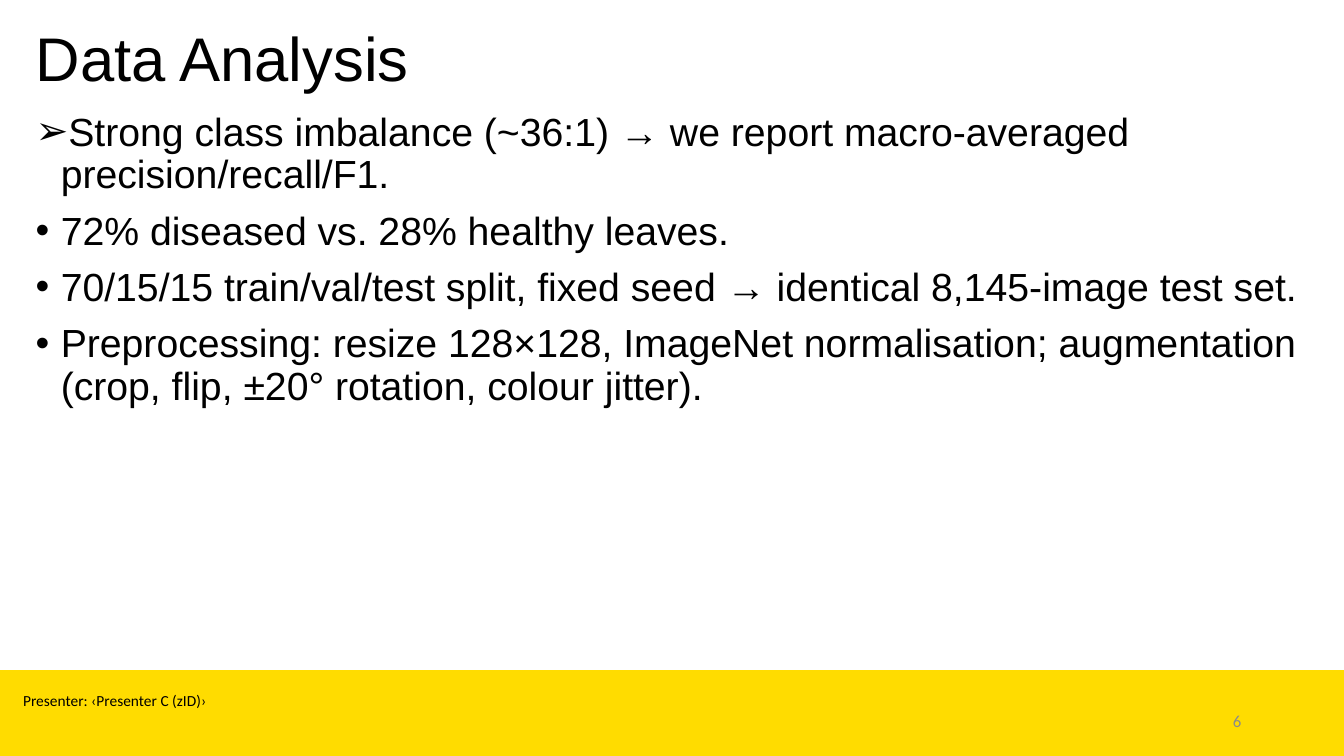
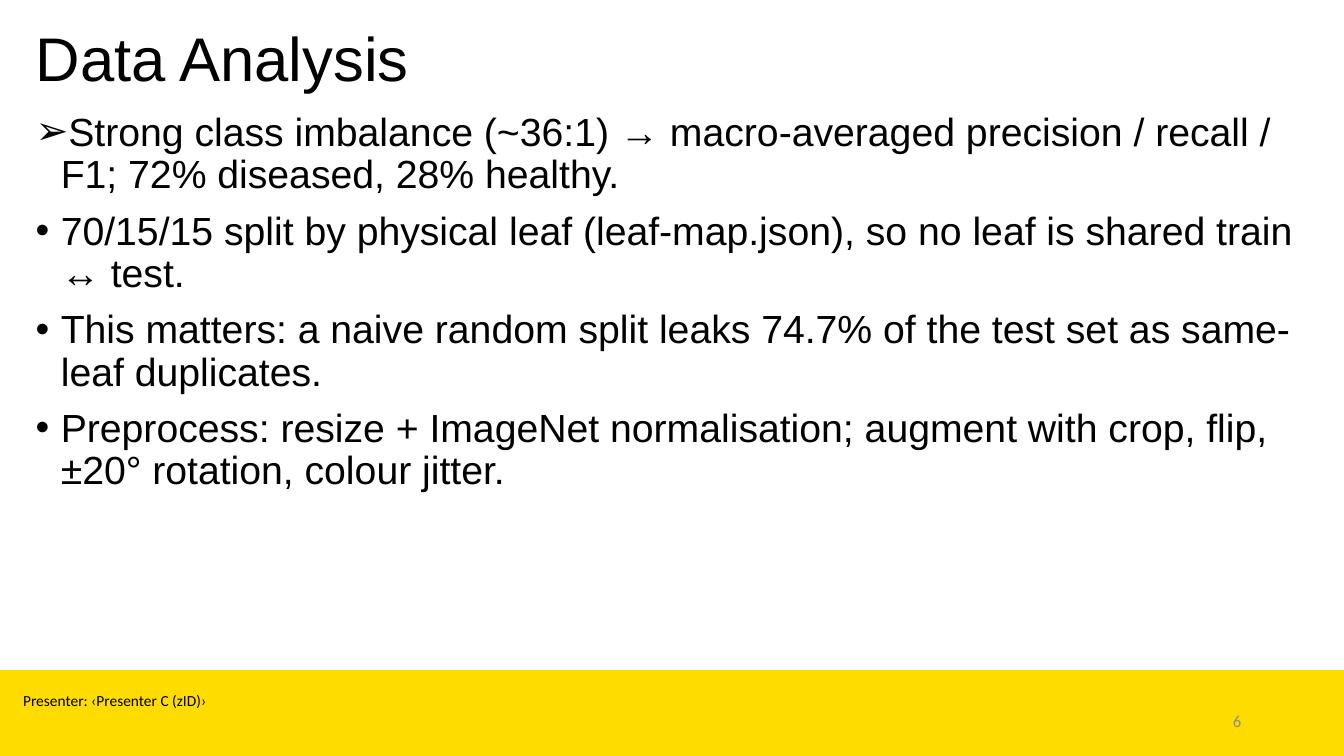
Before and after one commit to Mio812/plant-disease-detection, a slide deck: slide 6 of report/COMP9444_Presentation.pptx. Drawn at 1344x756 pixels with LibreOffice and Linux fonts; fonts in the diff are those of the drawing; background and template pictures are left out. Boxes give left, top, right and bottom in pixels: in the first picture for what was removed or moved away, otherwise in the second. Text is boxed around its words. In the diff, an @@ line names an element or a change of style, - is before the commit and + after.

Commit message:
PPT: honest numbers + the project thesis, on the UNSW template in place
The deck was the Jul-17 'benchmark solved, 99.84%' version, missing the entire argument. Updated in place (text runs only, template/layout preserved) across Method, Data Analysis, Results, Discussion and Conclusion: honest numbers (99.53/99.96, 8,215-image leaf-grouped split, 39 errors), and the thesis the deck lacked -- leaf-leakage test integrity, the field collapse to 16% and its crop-identification bottleneck, the frozen-backbone 574x control, capture-bias probes, and severity validated by three annotators plus the E26 joint head. Method slide now introduces the audits, field validation and joint-severity head that Results/Discussion reference. Team/presenter placeholders left for the team to fill. Validated by a clean PowerPoint PDF export.

```diff
--- a/report/COMP9444_Presentation.pptx
+++ b/report/COMP9444_Presentation.pptx
@@ text at [61, 117, 1292, 492]: text changed @@
-➢ Strong class imbalance (~36:1) → we report macro-averaged precision/recall/F1.
-• 72% diseased vs. 28% healthy leaves.
-• 70/15/15 train/val/test split, fixed seed → identical 8,145-image test set.
-• Preprocessing: resize 128×128, ImageNet normalisation; augmentation (crop, flip, ±20° rotation, colour jitter).
+➢ Strong class imbalance (~36:1) → macro-averaged precision / recall / F1; 72% diseased, 28% healthy.
+• 70/15/15 split by physical leaf (leaf-map.json), so no leaf is shared train ↔ test.
+• This matters: a naive random split leaks 74.7% of the test set as same-leaf duplicates.
+• Preprocess: resize + ImageNet normalisation; augment with crop, flip, ±20° rotation, colour jitter.
```
Also in this commit, not shown: 4 other slides changed, 1 other file.
